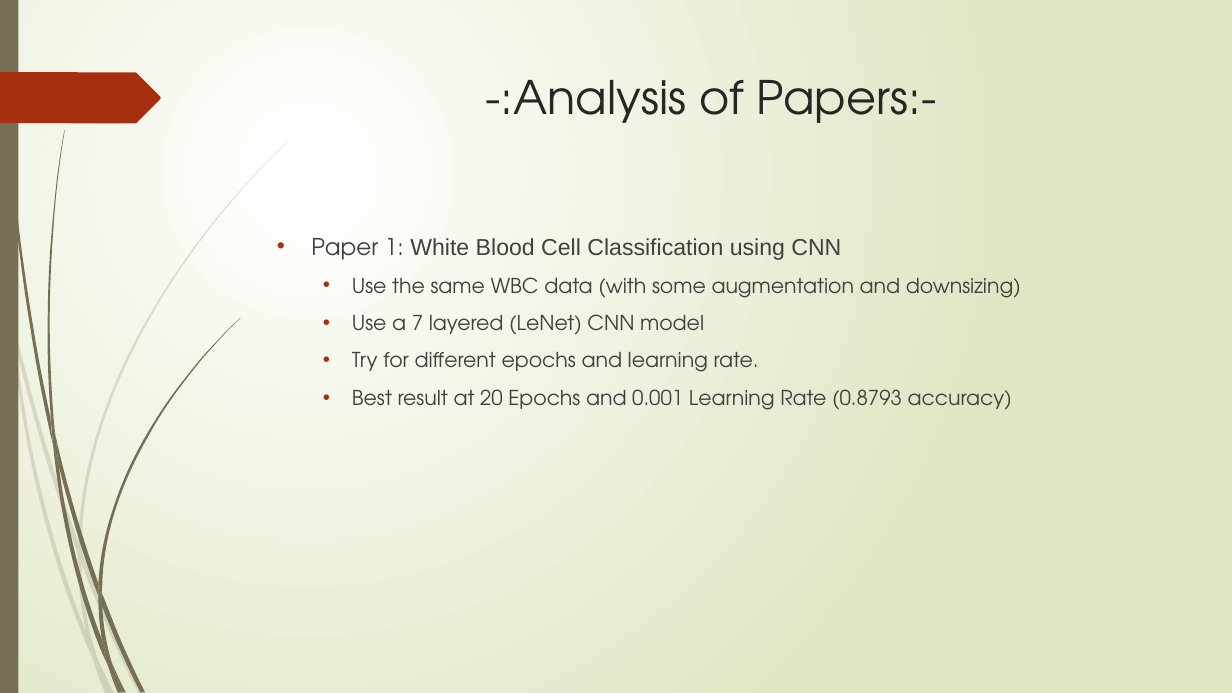
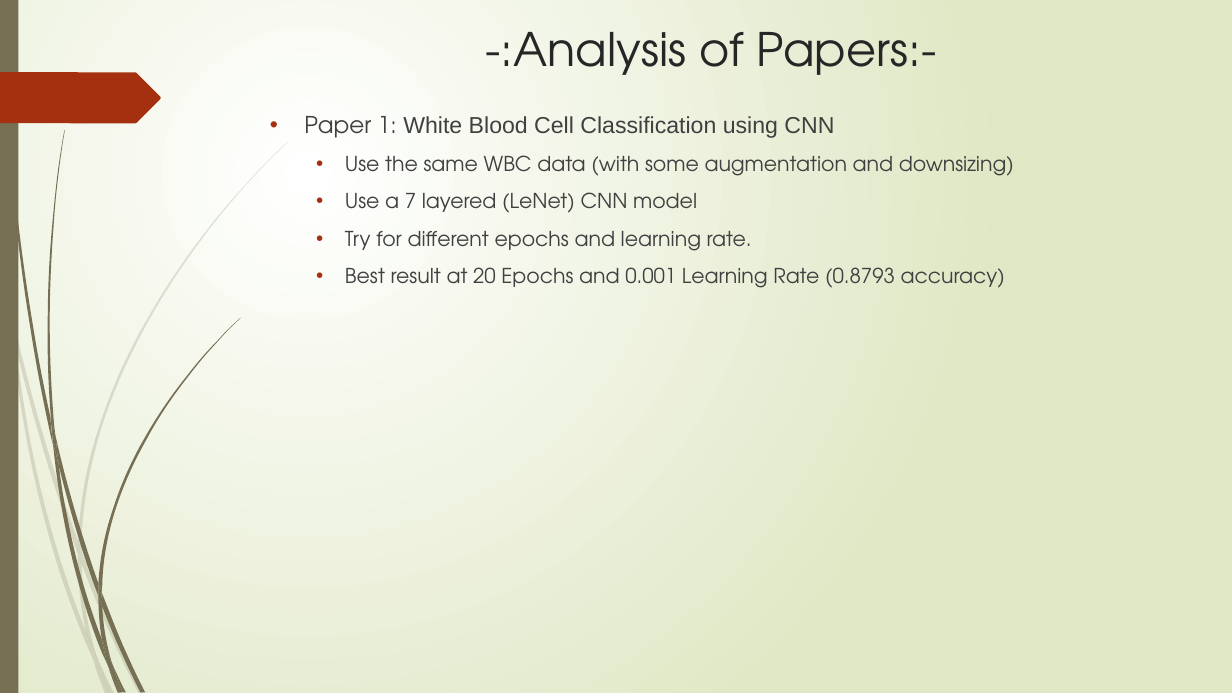
Before and after one commit to ShashankSaumya123/WBC-Classification, a slide deck: slide 7 of Presentation/Project Midway.pptx. Drawn at 1232x693 pixels with LibreOffice and Linux fonts; fonts in the diff are those of the drawing. Boxes give left, top, right and bottom in pixels: in the first picture for what was removed or moved away, otherwise in the second. Text is boxed around its words. In the diff, an @@ line names an element or a change of style, - is before the commit and + after.

Commit message:
Segmentation code plus small other changes
-Added a code for Nucleus Segmentation.
-Added 2 images to midway ppt
-Added the paper on LeNet Algorithm

```diff
--- a/Presentation/Project Midway.pptx
+++ b/Presentation/Project Midway.pptx
@@ title "-:Analysis of Papers:-" moved from (x1=485, y1=80, x2=937, y2=123) to (x1=485, y1=32, x2=937, y2=75) @@
@@ text "Paper 1: White Blood Cell ..." moved from (x1=311, y1=238, x2=1021, y2=410) to (x1=304, y1=116, x2=1014, y2=288) @@
```
Also in this commit, not shown: 2 other files.
